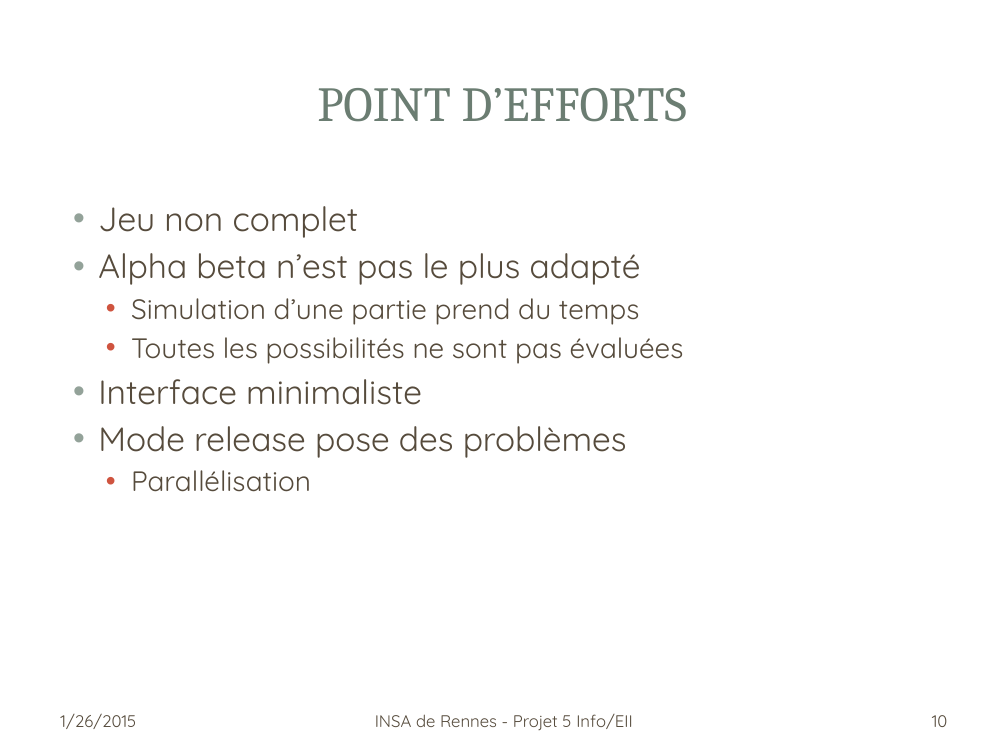
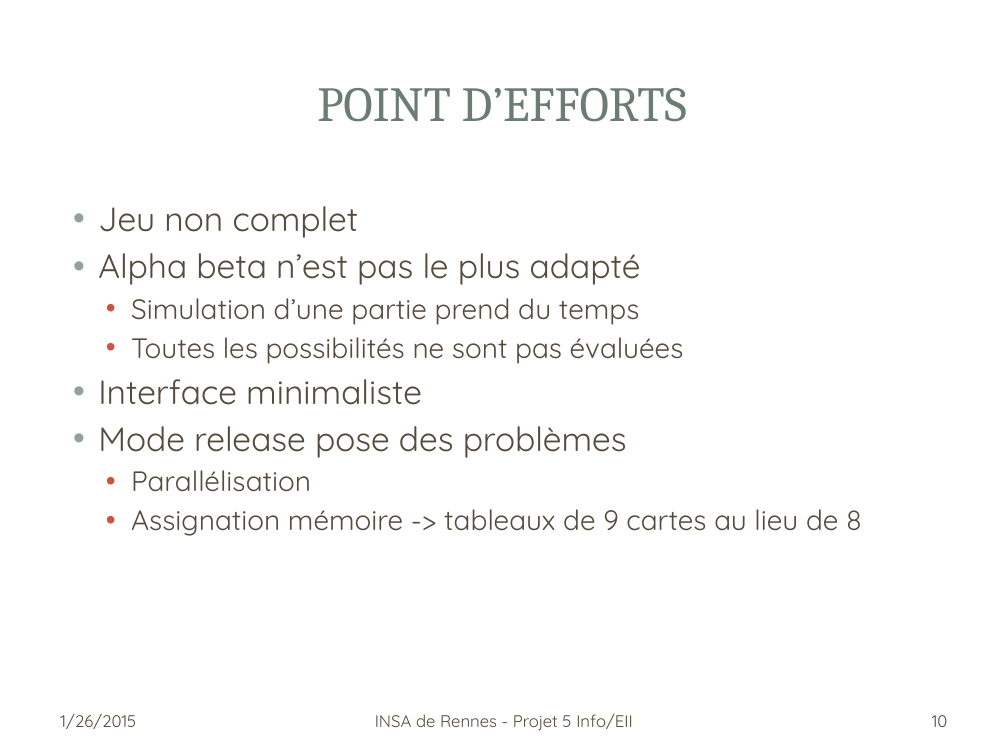
Before and after one commit to aurrelhebert/Projet_Belote, a slide deck: slide 10 of doc/presentation.pptx. Drawn at 1008x756 pixels with LibreOffice and Linux fonts; fonts in the diff are those of the drawing; background and template pictures are left out. Boxes give left, top, right and bottom in pixels: in the first picture for what was removed or moved away, otherwise in the second. Text is boxed around its words. In the diff, an @@ line names an element or a change of style, - is before the commit and + after.

```diff
--- a/doc/presentation.pptx
+++ b/doc/presentation.pptx
@@ text at [131,509,862,536]: paragraph added @@
+  • Assignation mémoire -> tableaux de 9 cartes au lieu de 8
```
Also in this commit, not shown: 3 other slides changed.
